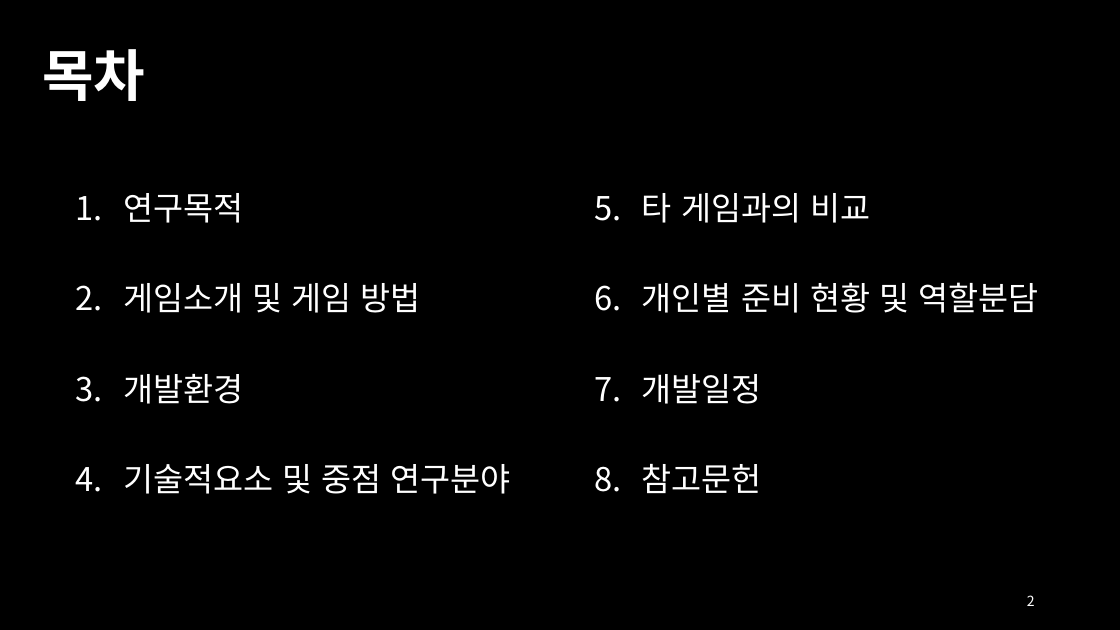
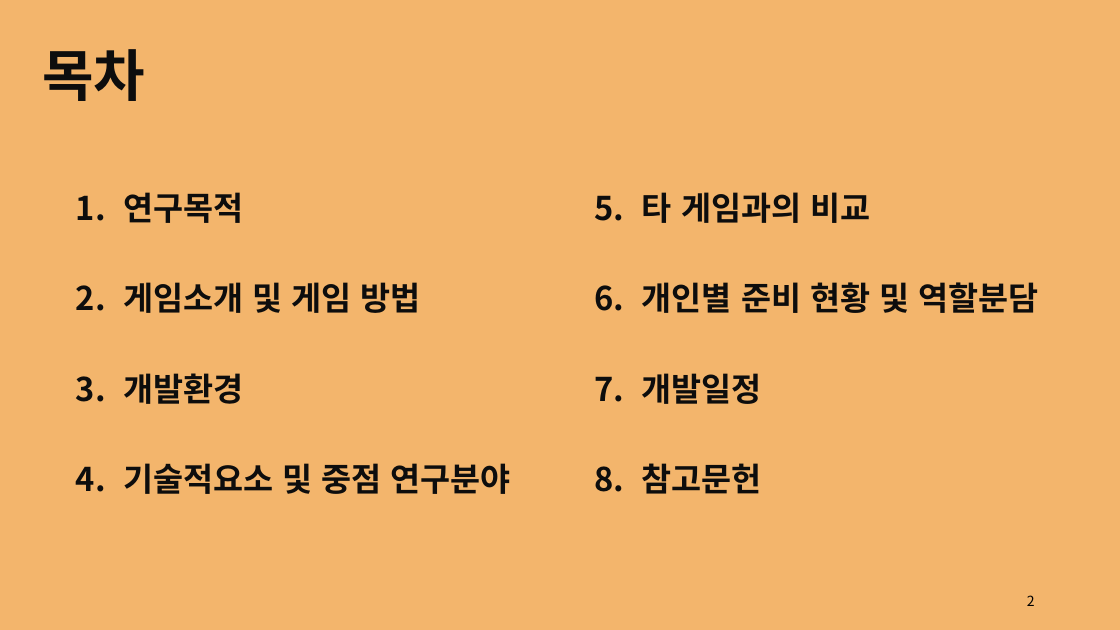
Before and after one commit to rg7155/2022KPU_GameProject, a slide deck: slide 2 of 의뢰인.pptx. Drawn at 1120x630 pixels with LibreOffice and Linux fonts; fonts in the diff are those of the drawing. Boxes give left, top, right and bottom in pixels: in the first picture for what was removed or moved away, otherwise in the second. Text is boxed around its words. In the diff, an @@ line names an element or a change of style, - is before the commit and + after.

```diff
--- a/의뢰인.pptx
+++ b/의뢰인.pptx
@@ background #000000 to #F3B56C @@
@@ title "목차" at [43,49,146,101]: text colour #FFFFFF to #0D0D0D @@
@@ text "연구목적" at [123,192,510,494]: text colour #FFFFFF to #0D0D0D, bold on @@
@@ text "타 게임과의 비교" at [642,192,1038,494]: text colour #FFFFFF to #0D0D0D, bold on @@
@@ page number at [1027,595,1035,606]: text colour #FFFFFF to #000000 @@
```
Also in this commit, not shown: 14 other slides changed, 1 slide added, 1 slide removed.
